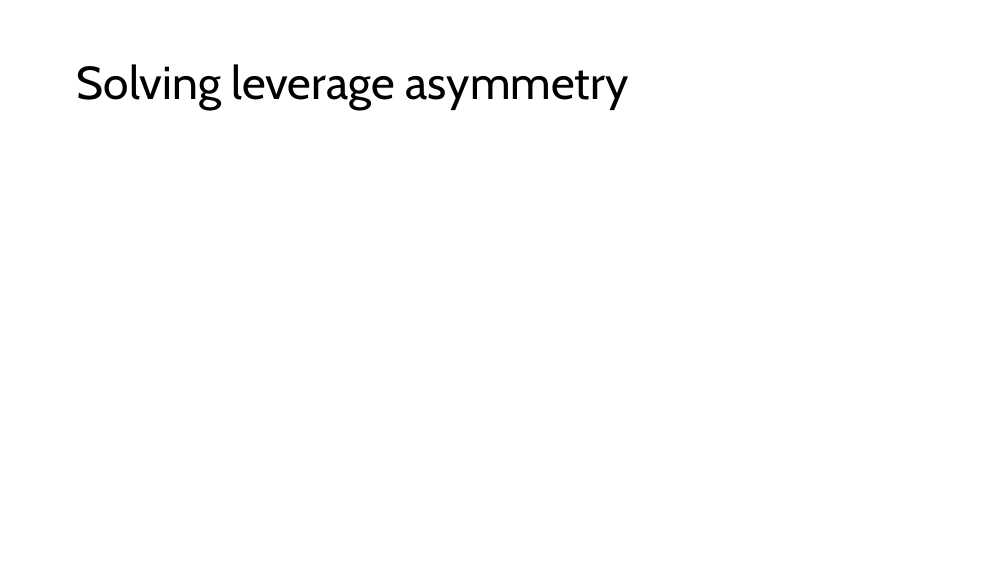
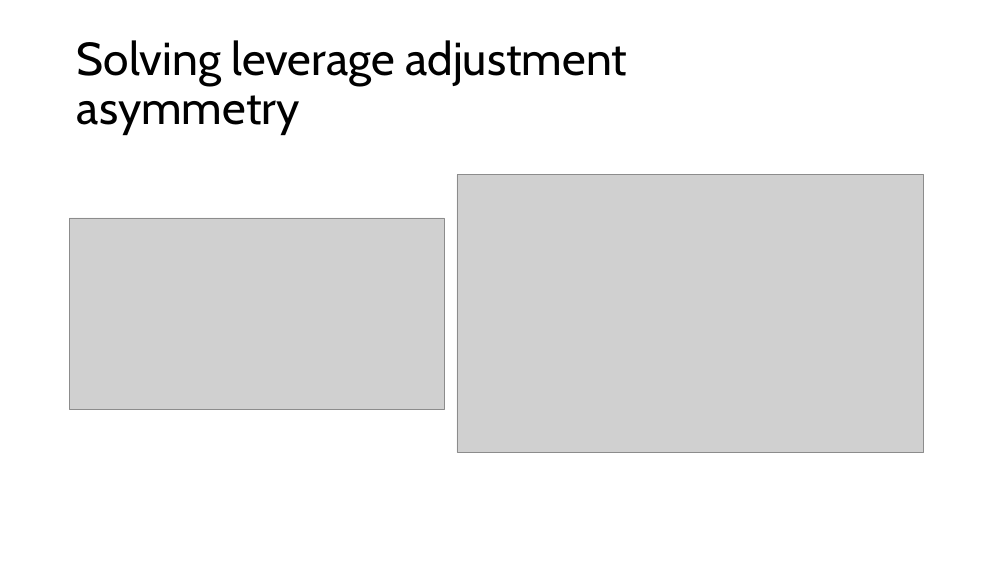
Before and after one commit to steinarb1234/DCL_coco_bond, a slide deck: slide 25 of Enhancing Bank Robustness through Dynamic Control of Leverage.pptx (slide 11 before the commit). Drawn at 1008x567 pixels with LibreOffice and Linux fonts; fonts in the diff are those of the drawing; grey boxes stand for pictures. Boxes give left, top, right and bottom in pixels: in the first picture for what was removed or moved away, otherwise in the second. Text is boxed around its words. In the diff, an @@ line names an element or a change of style, - is before the commit and + after.

```diff
--- a/Enhancing Bank Robustness through Dynamic Control of Leverage.pptx
+++ b/Enhancing Bank Robustness through Dynamic Control of Leverage.pptx
@@ title at box(77, 40, 627, 135): text changed @@
-Solving leverage asymmetry
+Solving leverage adjustment asymmetry
@@ picture added at box(457, 175, 924, 452) @@
@@ picture added at box(70, 218, 445, 409) @@
```
Also in this commit, not shown: 12 other slides changed, 23 slides added, 1 slide removed, 3 other files.
